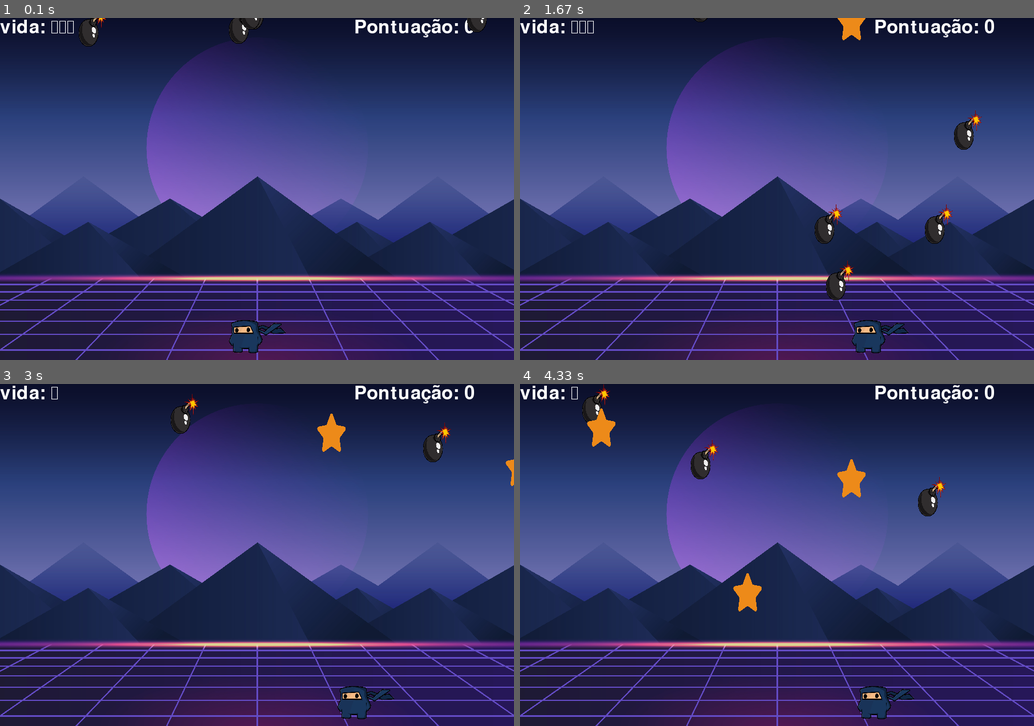
Above: before the commit, frames 1-4 (two rows, left to right).
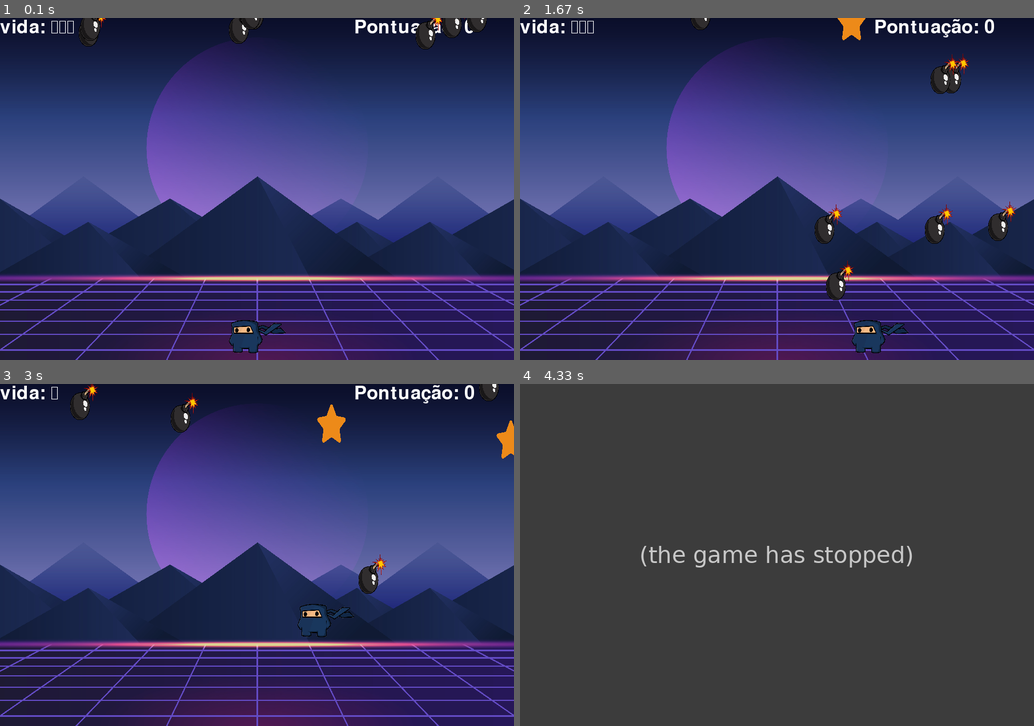
Above: after the commit, the same moments.

Repository: lucassantoss4/pygame
Game: pygame game, started from Versiona_lucas.py
Same seed, same stepped clock (60 frames per second), same inputs: the game is played once before the commit and once after it.
Inputs:
- Up to frame 1 (0.1 s): no input
- Up to frame 2 (1.67 s): hold Right 0.33-0.8 s; hold Right 0.83-1.3 s; tap Space at 0.9, 1.2, 1.4 s; hold Left from 1.33 s (still down)
- Up to frame 3 (3 s): tap Space at 1.7, 1.97, 2.27, 2.4, 2.7 s; release Left at 1.87 s; hold Left 1.9-2.3 s; hold Right 2.33-2.97 s
- Up to frame 4 (4.33 s): no input

The runs differ from the first frame. In frame 1, 0.5% of the frame differs, in the area x 15-91%, y 0-10%; in frame 2, 1.2%; in frame 3, 2.7%; in frame 4, 99%, in the area x 0-100%, y 0-100%.
After the commit the program exited at 3.72 s; later frames show no game.

Commit message:
utilizando aleatoriedade para qtd de estrelas tela

Diff:
--- a/Versiona_lucas.py
+++ b/Versiona_lucas.py
@@ -173,7 +173,7 @@
 todas_sprites.add(jogador)
 
 # Adicionando bombas e estrelas ao grupo todas_sprites
-for i in range(5):
+for i in range(8):
     bomba = Bomba(bomba_img_small)
     todas_sprites.add(bomba)
     todas_bombas.add(bomba)
@@ -192,7 +192,7 @@
 
 intervalo_estrela = 1  # Intervalo em segundos
 ultimo_spawn_estrela = time.time() # Tempo da última estrela
-max_estrelas = 3 # Máximo de estrelas na tela
+max_estrelas = random.randint(0,5) # Máximo de estrelas na tela
 
 # ===== Loop principal =====
 while game:
